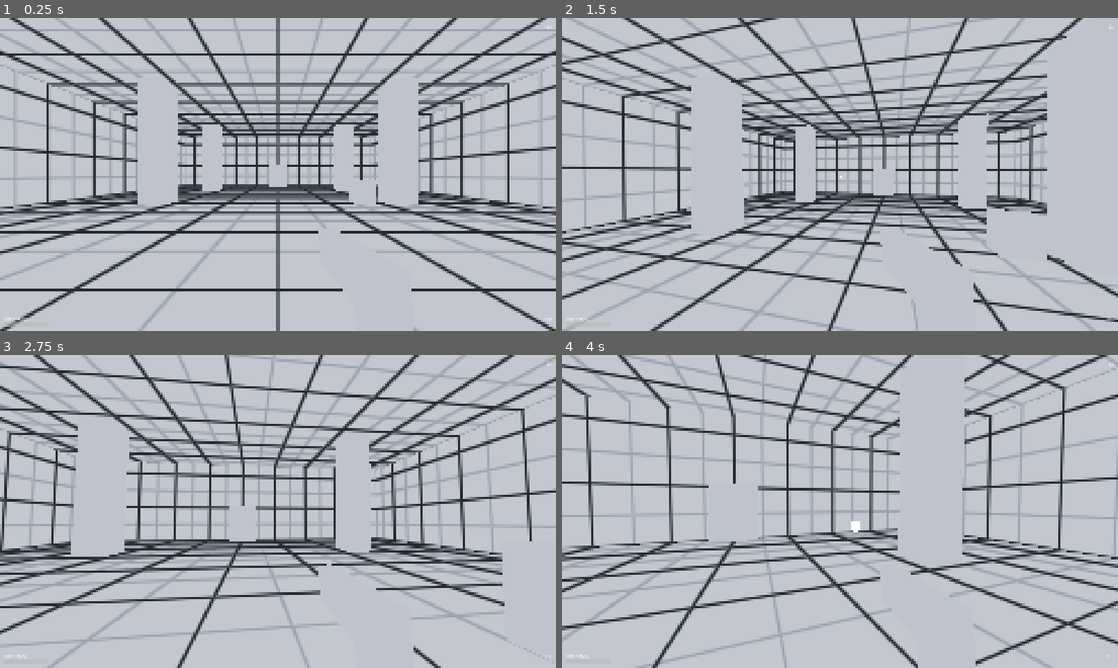
Above: before the commit, frames 1-4 (two rows, left to right).
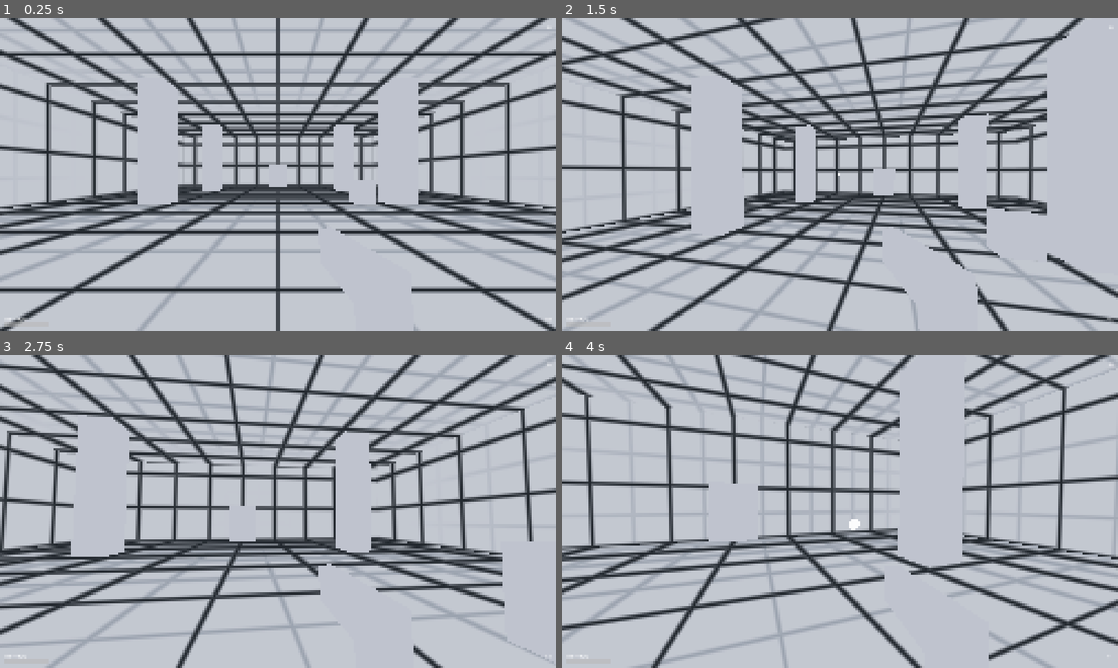
Above: after the commit, the same moments.

Repository: l35noy/VibeFPS
Game: Godot game, scene res://entities/player/player.tscn
Two runs of this game, one before a commit and one after it. Both use one fixed random seed, a clock stepped at 60 frames per second and the inputs below.
Inputs (mouse positions are in pixels of both pictures, inside the frame that each line leads up to):
- Up to frame 1 (0.25 s): no input
- Up to frame 2 (1.5 s): tap Enter at 0.5 s; move the mouse to (867, 174) at 0.52 s; press the mouse at (867, 174) at 0.53 s; hold W (move_forward) from 0.53 s (still down); tap Space (jump) at 0.77 s; move the mouse to (812, 174) at 1.27 s; release the mouse at (812, 174) at 1.28 s; click (812, 174) at 1.35 s
- Up to frame 3 (2.75 s): keep holding W (move_forward); tap Space (jump) at 1.52 s; move the mouse to (289, 505) at 2.02 s; hold E (interact) from 2.03 s (still down); click (289, 505) at 2.3 s
- Up to frame 4 (4 s): keep holding W (move_forward); move the mouse to (834, 517) at 2.77 s; release E (interact) at 2.78 s; tap Shift (sprint) at 2.85 s; tap Space (jump) at 3.02, 3.77 s; click (834, 517) at 3.05 s; move the mouse to (878, 514) at 3.52 s; press the mouse at (878, 514) at 3.53 s

The runs differ from the first frame. In frame 1, 18% of the frame differs, in the area x 0-100%, y 0-100%; in frame 2, 16%; in frame 3, 16%; in frame 4, 12%.

Commit message:
неплохо

Diff:
--- a/entities/enemies/boss/boss_enemy.gd
+++ b/entities/enemies/boss/boss_enemy.gd
@@ -31,6 +31,7 @@
 var _contact_accumulator: float = 0.0
 var _ranged_timer: float = 0.0
 var _enraged: bool = false
+var _hit_flash_timer: float = 0.0
 
 var _cached_player: Node3D = null
 var _last_target_position: Vector3 = Vector3.INF
@@ -104,6 +105,7 @@
 	# Фаза ярости при здоровье <= 50%
 	if not _enraged and _health <= _max_health * 0.5:
 		_enraged = true
+		_ranged_timer = ranged_attack_interval
 		if _material != null:
 			_material.emission_enabled = true
 			_material.emission = Color(1.0, 0.2, 0.2)
@@ -111,6 +113,15 @@
 
 	if _health <= 0.0:
 		_die()
+	else:
+		_trigger_hit_flash()
+
+
+func _trigger_hit_flash() -> void:
+	if _material == null:
+		return
+	_hit_flash_timer = 0.07
+	_material.albedo_color = Color(0.15, 0.15, 0.15)
 
 
 func _physics_process(delta: float) -> void:
@@ -120,6 +131,13 @@
 			set_physics_process(false)
 			queue_free()
 		return
+
+	if _hit_flash_timer > 0.0:
+		_hit_flash_timer -= delta
+		if _hit_flash_timer <= 0.0:
+			_hit_flash_timer = 0.0
+			if _material != null:
+				_material.albedo_color = data.color if data != null else Color(0.92, 0.92, 0.94)
 
 	_apply_gravity(delta)
 	_steer_to_player(delta)
--- a/entities/enemies/contact/enemy_contact.gd
+++ b/entities/enemies/contact/enemy_contact.gd
@@ -78,6 +78,7 @@
 var _current_cube_y: float = 1.0
 var _cube_velocity_y: float = 0.0
 var _material: StandardMaterial3D = null
+var _hit_flash_timer: float = 0.0
 var _cached_player: Node3D = null
 var _last_target_position: Vector3 = Vector3.INF
 var _nav_update_timer: float = 0.0
@@ -170,8 +171,16 @@
 	_health = maxf(_health - amount, 0.0)
 	health_changed.emit(_health, _max_health)
 	if _health > 0.0:
+		_trigger_hit_flash()
 		return
 	_die()
+
+
+func _trigger_hit_flash() -> void:
+	if _material == null:
+		return
+	_hit_flash_timer = 0.07
+	_material.albedo_color = Color(0.15, 0.15, 0.15)
 
 
 func _physics_process(delta: float) -> void:
@@ -194,6 +203,13 @@
 			queue_free()
 		return
 
+	if _hit_flash_timer > 0.0:
+		_hit_flash_timer -= delta
+		if _hit_flash_timer <= 0.0:
+			_hit_flash_timer = 0.0
+			if _material != null:
+				_material.albedo_color = data.color if data != null else Color(0.92, 0.92, 0.94)
+
 	# Режим парения: вертикальная координата с синусоидальным покачиванием
 	_apply_hover(delta)
 	# Непрерывное осевое вращение вокруг вертикальной оси Y
--- a/entities/enemies/flying/flying_enemy.gd
+++ b/entities/enemies/flying/flying_enemy.gd
@@ -20,13 +20,15 @@
 const _LAYER_WORLD := 1 << 0
 const _LAYER_ENEMY_BODY := 1 << 2
 const _DEATH_COLOR := Color(0.5, 0.5, 0.5)
-const _DEATH_LINGER := 0.2
-
+const _DEATH_LINGER := 0.6
+
+var _gravity: float = ProjectSettings.get_setting("physics/3d/default_gravity")
 var _health: float = 0.0
 var _max_health: float = 0.0
 var _dying: bool = false
 var _death_timer: float = 0.0
 var _shoot_timer: float = 0.0
+var _hit_flash_timer: float = 0.0
 var _cached_player: Node3D = null
 var _material: StandardMaterial3D
 
@@ -89,6 +91,15 @@
 	health_changed.emit(_health, _max_health)
 	if _health <= 0.0:
 		_die()
+	else:
+		_trigger_hit_flash()
+
+
+func _trigger_hit_flash() -> void:
+	if _material == null:
+		return
+	_hit_flash_timer = 0.07
+	_material.albedo_color = Color(0.15, 0.15, 0.15)
 
 
 func _physics_process(delta: float) -> void:
@@ -97,7 +108,22 @@
 		if _death_timer <= 0.0:
 			set_physics_process(false)
 			queue_free()
-		return
+			return
+		velocity.x = 0.0
+		velocity.z = 0.0
+		if not is_on_floor():
+			velocity.y -= _gravity * delta
+		else:
+			velocity.y = 0.0
+		move_and_slide()
+		return
+
+	if _hit_flash_timer > 0.0:
+		_hit_flash_timer -= delta
+		if _hit_flash_timer <= 0.0:
+			_hit_flash_timer = 0.0
+			if _material != null:
+				_material.albedo_color = data.color if data != null else Color(0.92, 0.92, 0.94)
 
 	var target := _player()
 	if target == null or not is_alive():
@@ -193,10 +219,12 @@
 
 func _die() -> void:
 	_dying = true
-	velocity = Vector3.ZERO
+	velocity.x = 0.0
+	velocity.z = 0.0
 	if _material != null:
 		_material.albedo_color = _DEATH_COLOR
 	_disable_collisions()
+	collision_mask = _LAYER_WORLD
 	_death_timer = _DEATH_LINGER
 	died.emit()
 	var gs := get_node_or_null("/root/GameState") as GameState
--- a/levels/common/cad_grid.gdshader
+++ b/levels/common/cad_grid.gdshader
@@ -26,7 +26,7 @@
 float get_grid_line(vec2 uv, float spacing, float width) {
 	vec2 coord = uv / spacing;
 	vec2 grid = abs(fract(coord - 0.5) - 0.5) * spacing;
-	vec2 fw = fwidth(uv);
+	vec2 fw = fwidth(uv) * 1.5;
 	vec2 line_factor = 1.0 - smoothstep(vec2(0.0), fw + vec2(width), grid - vec2(width * 0.5));
 	return clamp(max(line_factor.x, line_factor.y), 0.0, 1.0);
 }
@@ -54,6 +54,14 @@
 	float main_grid = main_yz * blend_weights.x + main_xz * blend_weights.y + main_xy * blend_weights.z;
 	float sub_grid = sub_yz * blend_weights.x + sub_xz * blend_weights.y + sub_xy * blend_weights.z;
 
+	// Плавное затухание сетки по дистанции от камеры для устранения муара и ряби вдалеке
+	float dist_to_cam = length(world_pos - INV_VIEW_MATRIX[3].xyz);
+	float sub_fade = 1.0 - smoothstep(10.0, 20.0, dist_to_cam);
+	sub_grid *= sub_fade;
+
+	float main_fade = 1.0 - smoothstep(25.0, 50.0, dist_to_cam) * 0.75;
+	main_grid *= main_fade;
+
 	// Смешивание цветов: бумага -> вспомогательная сетка -> основная сетка
 	vec3 color = mix(background_color.rgb, subgrid_color.rgb, sub_grid);
 	color = mix(color, grid_color.rgb, main_grid);
--- a/levels/common/edge_detection.gdshader
+++ b/levels/common/edge_detection.gdshader
@@ -6,15 +6,15 @@
 // Оптимизировано: кэширование 9 выборок глубины на пиксель + сглаживание силуэта неба (антиалиасинг)
 
 uniform sampler2D depth_texture : hint_depth_texture, filter_nearest;
-uniform sampler2D normal_roughness_texture : hint_normal_roughness_texture, filter_nearest;
+uniform sampler2D normal_roughness_texture : hint_normal_roughness_texture, filter_linear;
 
 uniform vec4 line_color : source_color = vec4(0.08, 0.09, 0.10, 1.0);
-uniform float line_width : hint_range(0.5, 3.0) = 1.0;
+uniform float line_width : hint_range(0.5, 3.0) = 1.25;
 uniform float normal_threshold : hint_range(0.05, 0.8) = 0.28;
-uniform float normal_smoothing : hint_range(0.01, 0.3) = 0.08;
+uniform float normal_smoothing : hint_range(0.01, 0.3) = 0.14;
 uniform float depth_base_threshold : hint_range(0.002, 0.05) = 0.008;
 uniform float depth_distance_factor : hint_range(0.0005, 0.01) = 0.0025;
-uniform float depth_smoothing : hint_range(0.002, 0.05) = 0.008;
+uniform float depth_smoothing : hint_range(0.002, 0.05) = 0.015;
 
 void vertex() {
 	POSITION = vec4(VERTEX.xy, 1.0, 1.0);
@@ -68,7 +68,8 @@
 		vec3 n_gx = ((n_tr + 2.0 * n_r + n_br) - (n_tl + 2.0 * n_l + n_bl)) * 0.25;
 		vec3 n_gy = ((n_bl + 2.0 * n_b + n_br) - (n_tl + 2.0 * n_t + n_tr)) * 0.25;
 		float normal_grad = sqrt(dot(n_gx, n_gx) + dot(n_gy, n_gy));
-		normal_edge = smoothstep(normal_threshold, normal_threshold + normal_smoothing, normal_grad);
+		float n_smooth = max(normal_smoothing, fwidth(normal_grad) * 1.5);
+		normal_edge = smoothstep(normal_threshold, normal_threshold + n_smooth, normal_grad);
 	}
 
 	// 3. Детекция глубины методом расстояния до касательной плоскости (Tangent-Plane Distance)
@@ -102,7 +103,8 @@
 		// Адаптивный порог: точный на близких дистанциях (оружие) и устойчивый к погрешностям буфера глубины на 30+ м
 		float dist_to_cam = max(-p_c.z, 0.2);
 		float depth_thresh = clamp(depth_base_threshold + depth_distance_factor * dist_to_cam, 0.008, 0.12);
-		depth_edge = smoothstep(depth_thresh, depth_thresh + depth_smoothing, max_plane_dist);
+		float d_smooth = max(depth_smoothing, fwidth(max_plane_dist) * 1.5);
+		depth_edge = smoothstep(depth_thresh, depth_thresh + d_smooth, max_plane_dist);
 	}
 
 	// 4. Сглаженный силуэт против неба (Reverse-Z: глубина неба <= 0.00001)
--- a/levels/common/edge_detection_material.tres
+++ b/levels/common/edge_detection_material.tres
@@ -6,9 +6,9 @@
 render_priority = 0
 shader = ExtResource("1_shader")
 shader_parameter/line_color = Color(0.08, 0.09, 0.1, 1)
-shader_parameter/line_width = 1.0
+shader_parameter/line_width = 1.25
 shader_parameter/normal_threshold = 0.28
-shader_parameter/normal_smoothing = 0.08
+shader_parameter/normal_smoothing = 0.14
 shader_parameter/depth_base_threshold = 0.008
 shader_parameter/depth_distance_factor = 0.0025
-shader_parameter/depth_smoothing = 0.008
+shader_parameter/depth_smoothing = 0.015
--- a/levels/common/wave_manager.gd
+++ b/levels/common/wave_manager.gd
@@ -282,8 +282,8 @@
 		if gs.has_method("unlock_location"):
 			gs.unlock_location("arena_02")
 
-	if _ui != null and _ui.has_method("show_victory"):
-		_ui.call("show_victory")
+	if _ui != null and _ui.has_method("show_location_cleared"):
+		_ui.call("show_location_cleared")
 
 	location_cleared.emit()
 
--- a/project.godot
+++ b/project.godot
@@ -106,3 +106,4 @@
 
 rendering_device/driver.windows="d3d12"
 anti_aliasing/quality/msaa_3d=3
+anti_aliasing/quality/use_taa=true
--- a/ui/inventory.gd
+++ b/ui/inventory.gd
@@ -65,10 +65,36 @@
 	return _open
 
 
+## Проверка, открыто ли другое модальное окно интерфейса (ShopModal, VictoryPanel, DefeatPanel и др.)
+func _is_another_modal_open() -> bool:
+	var parent_ui := get_parent()
+	if parent_ui != null:
+		var shop := parent_ui.get_node_or_null("ShopModal")
+		if shop != null and shop.has_method("is_open") and bool(shop.call("is_open")):
+			return true
+		var victory := parent_ui.get_node_or_null("VictoryPanel") as CanvasItem
+		if victory != null and victory.visible:
+			return true
+		var defeat := parent_ui.get_node_or_null("DefeatPanel") as CanvasItem
+		if defeat != null and defeat.visible:
+			return true
+	var tree := get_tree()
+	if tree != null:
+		var modals := tree.get_nodes_in_group("modal_ui")
+		for modal in modals:
+			if modal == self:
+				continue
+			if modal.has_method("is_open") and bool(modal.call("is_open")):
+				return true
+			if (modal is CanvasItem) and (modal as CanvasItem).visible:
+				return true
+	return false
+
+
 ## Открыть: показать панель, отпустить курсор, построить кнопки. Повторное
-## открытие ничего не делает.
+## открытие ничего не делает. Если открыто другое модальное окно, открытие блокируется.
 func open() -> void:
-	if _open:
+	if _open or _is_another_modal_open():
 		return
 	_open = true
 	visible = true
--- a/ui/shop_modal.gd
+++ b/ui/shop_modal.gd
@@ -158,11 +158,38 @@
 		_cards_container.add_child(card)
 
 
+## Загрузка ресурса WeaponData из канонической папки data/weapons/
+func _load_weapon_resource(w_id: String) -> WeaponData:
+	var path := "res://data/weapons/%s.tres" % w_id
+	if ResourceLoader.exists(path):
+		var res := load(path) as WeaponData
+		if res != null and res.is_valid():
+			return res
+	return null
+
+
 ## Создание карточки оружия
 func _create_weapon_card(data: Dictionary) -> Control:
 	var w_id: String = data["id"]
 	var w_name: String = data["name"]
 	var w_price: int = data["price"]
+
+	var dmg_text: String = str(data["damage"])
+	var rpm_text: String = str(data["rpm"])
+	var mag_text: String = str(data["mag"])
+	var rld_text: String = str(data["reload"])
+
+	var res := _load_weapon_resource(w_id)
+	if res != null:
+		if res.price > 0:
+			w_price = res.price
+		if res.pellets > 1:
+			dmg_text = "%d (%d×%d)" % [int(round(res.damage * res.pellets)), res.pellets, int(round(res.damage))]
+		else:
+			dmg_text = "%d" % int(round(res.damage))
+		rpm_text = "%d" % int(round(res.rounds_per_minute))
+		mag_text = "%d" % res.magazine_size
+		rld_text = "%.1f с" % res.reload_time
 
 	var card_panel := PanelContainer.new()
 	card_panel.name = "Card_" + w_id
@@ -207,28 +234,28 @@
 
 	var damage_lbl := Label.new()
 	damage_lbl.name = "DamageLabel"
-	damage_lbl.text = "Урон: %s" % data["damage"]
+	damage_lbl.text = "Урон: %s" % dmg_text
 	damage_lbl.add_theme_font_size_override("font_size", 14)
 	damage_lbl.add_theme_color_override("font_color", Color(0.85, 0.85, 0.85, 1.0))
 	specs_vbox.add_child(damage_lbl)
 
 	var rpm_lbl := Label.new()
 	rpm_lbl.name = "RpmLabel"
-	rpm_lbl.text = "Темп: %s выстр/мин" % data["rpm"]
+	rpm_lbl.text = "Темп: %s выстр/мин" % rpm_text
 	rpm_lbl.add_theme_font_size_override("font_size", 14)
 	rpm_lbl.add_theme_color_override("font_color", Color(0.85, 0.85, 0.85, 1.0))
 	specs_vbox.add_child(rpm_lbl)
 
 	var mag_lbl := Label.new()
 	mag_lbl.name = "MagLabel"
-	mag_lbl.text = "Обойма: %s" % data["mag"]
+	mag_lbl.text = "Обойма: %s" % mag_text
 	mag_lbl.add_theme_font_size_override("font_size", 14)
 	mag_lbl.add_theme_color_override("font_color", Color(0.85, 0.85, 0.85, 1.0))
 	specs_vbox.add_child(mag_lbl)
 
 	var reload_lbl := Label.new()
 	reload_lbl.name = "ReloadLabel"
-	reload_lbl.text = "Перезарядка: %s" % data["reload"]
+	reload_lbl.text = "Перезарядка: %s" % rld_text
 	reload_lbl.add_theme_font_size_override("font_size", 14)
 	reload_lbl.add_theme_color_override("font_color", Color(0.85, 0.85, 0.85, 1.0))
 	specs_vbox.add_child(reload_lbl)
--- a/ui/ui.gd
+++ b/ui/ui.gd
@@ -350,6 +350,12 @@
 		_wave_label.text = ""
 
 
+## Сообщение о зачистке локации и открытии портала выхода.
+func show_location_cleared() -> void:
+	if _wave_label != null:
+		_wave_label.text = "ЛОКАЦИЯ ЗАЧИЩЕНА! ПОРТАЛ ВЫХОДА ОТКРЫТ"
+
+
 func show_boss_bar(boss_name: String, current: float, maximum: float) -> void:
 	if _boss_container != null:
 		_boss_container.visible = true
--- a/weapons/pistol/pistol.gd
+++ b/weapons/pistol/pistol.gd
@@ -74,11 +74,17 @@
 ## отпускания. Подробность в _process().
 var _armed := false
 
+## Начальные локальные трансформации дочерних мешей для процедурной отдачи.
+var _mesh_initial_transforms: Dictionary = {}
+var _recoil_offset: Vector3 = Vector3.ZERO
+var _recoil_rotation: float = 0.0
+
 
 func _ready() -> void:
 	# Полный магазин при появлении оружия. magazine_changed здесь не
 	# испускается: HUD читает начальное состояние через current_mag().
 	_current = _capacity()
+	_cache_mesh_transforms()
 
 
 func _process(delta: float) -> void:
@@ -93,7 +99,20 @@
 			_reload_remaining = 0.0
 			_complete_reload()
 
-	# 3. Действие огня. try_fire() внутри спрашивает гейт ввода, поэтому
+	# 3. Процедурная отдача оружия: плавное возвращение дочерних мешей в покой
+	if _recoil_offset.length_squared() > 0.000001 or absf(_recoil_rotation) > 0.0001:
+		var decay := clampf(delta * 16.0, 0.0, 1.0)
+		_recoil_offset = _recoil_offset.lerp(Vector3.ZERO, decay)
+		_recoil_rotation = lerpf(_recoil_rotation, 0.0, decay)
+		for mesh in _mesh_initial_transforms:
+			if is_instance_valid(mesh):
+				var init_t: Transform3D = _mesh_initial_transforms[mesh]
+				var t := init_t
+				t.origin += _recoil_offset
+				t.basis = init_t.basis.rotated(Vector3.RIGHT, _recoil_rotation)
+				(mesh as MeshInstance3D).transform = t
+
+	# 4. Действие огня. try_fire() внутри спрашивает гейт ввода, поэтому
 	#    нажатая кнопка при отпущенном курсоре выстрела не даёт.
 	#
 	#    Защёлка взведения — обязательна перед выстрелом. Мышь захватывается
@@ -172,6 +191,7 @@
 		return false
 	_current -= 1
 	_cooldown = data.seconds_between_shots()
+	_apply_visual_recoil()
 	# Сигналы после уменьшения: и fired, и magazine_changed наблюдаются уже с
 	# новым состоянием, поэтому слушатель никогда не прочитает устаревшее
 	# число патронов.
@@ -225,7 +245,29 @@
 	# на прошлой сцене, не должна выстрелить в новой раньше, чем игрок её
 	# отпустит.
 	_armed = false
+	_recoil_offset = Vector3.ZERO
+	_recoil_rotation = 0.0
+	for mesh in _mesh_initial_transforms:
+		if is_instance_valid(mesh):
+			(mesh as MeshInstance3D).transform = _mesh_initial_transforms[mesh]
 	magazine_changed.emit(_current, _capacity())
+
+
+func _cache_mesh_transforms() -> void:
+	_mesh_initial_transforms.clear()
+	for child in get_children():
+		if child is MeshInstance3D:
+			_mesh_initial_transforms[child] = (child as MeshInstance3D).transform
+
+
+func _apply_visual_recoil() -> void:
+	if _mesh_initial_transforms.is_empty():
+		_cache_mesh_transforms()
+	if _mesh_initial_transforms.is_empty():
+		return
+	# Легкий импульс отдачи назад и подброс вверх
+	_recoil_offset.z = minf(_recoil_offset.z + 0.035, 0.07)
+	_recoil_rotation = minf(_recoil_rotation + deg_to_rad(3.0), deg_to_rad(6.0))
 
 
 # --------------------------------------------------------------------------
@@ -280,6 +322,51 @@
 	if fire_rate_source == null:
 		push_warning("[pistol] %s: в сцене нет узла Muzzle — снаряд стартует из прицела" % name)
 	return _muzzle()
+
+
+## Вычисляет направление выстрела со сведением в точку прицела камеры (устранение параллакса).
+func _calculate_shot_direction(spawn_pos: Vector3, muzzle: Node3D) -> Vector3:
+	var fallback_dir: Vector3 = -muzzle.global_transform.basis.z.normalized()
+	# Если задан специальный источник прицеливания (например, в изолированных тестах без камеры),
+	# используем прямое направление этого источника
+	if fire_rate_source != null and not (fire_rate_source is Camera3D):
+		return fallback_dir
+
+	var viewport := get_viewport()
+	if viewport == null:
+		return fallback_dir
+	var camera := viewport.get_camera_3d()
+	if not is_instance_valid(camera) or not camera.is_inside_tree():
+		return fallback_dir
+
+	var world_3d := camera.get_world_3d()
+	if world_3d == null:
+		return fallback_dir
+	var space_state := world_3d.direct_space_state
+	if space_state == null:
+		return fallback_dir
+
+	# Если точка старта снаряда совпадает с положением камеры (например, нет узла Muzzle)
+	if spawn_pos.distance_squared_to(camera.global_position) < 0.001:
+		return fallback_dir
+
+	var cam_pos: Vector3 = camera.global_position
+	var cam_forward: Vector3 = -camera.global_transform.basis.z.normalized()
+	var ray_end: Vector3 = cam_pos + cam_forward * 100.0
+
+	var query := PhysicsRayQueryParameters3D.create(cam_pos, ray_end)
+	# Маска: мир (слой 1) + хитбокс врага (слой 4)
+	query.collision_mask = (1 << 0) | (1 << 3)
+	query.collide_with_areas = true
+	query.collide_with_bodies = true
+
+	var hit := space_state.intersect_ray(query)
+	var target_point: Vector3 = hit.position if not hit.is_empty() else ray_end
+
+	var to_target: Vector3 = target_point - spawn_pos
+	if to_target.length_squared() < 0.0001:
+		return fallback_dir
+	return to_target.normalized()
 
 
 ## Снаряд из `projectile_scene` или `null`, если выстрела не будет.
@@ -312,10 +399,9 @@
 	var muzzle := _muzzle()
 	# Точка старта и направление — два разных узла (см. _spawn_point()).
 	var spawn := _spawn_point()
-	# Передняя ось источника, а не ось мира: пистолет поворачивается вместе с
-	# игроком, и снаряд должен уходить туда, куда он направлен. Читается один
-	# раз — после этого направление у снаряда своё.
-	var direction := -muzzle.global_transform.basis.z
+	var spawn_pos: Vector3 = spawn.global_position if spawn.is_inside_tree() else (global_position + (spawn.position if spawn != null else Vector3.ZERO))
+	# Базовое направление с расчётом сведения в прицел (устранение параллакса)
+	var direction := _calculate_shot_direction(spawn_pos, muzzle)
 	muzzle.add_child(projectile)
 	# Отвязка от трансформа родителя — вторая часть фикса SHOOT-1 (первая, выше,
 	# это точка старта). У Node3D мировой трансформ = global(родителя) * local,
@@ -331,7 +417,6 @@
 	# Мировая позиция ставится ПОСЛЕ отвязки: у top_level-ноды это уже абсолютная
 	# точка, а до отвязки та же запись пересчитала бы локальную позицию прежнего
 	# родителя.
-	var spawn_pos: Vector3 = spawn.global_position if spawn.is_inside_tree() else (global_position + (spawn.position if spawn != null else Vector3.ZERO))
 	projectile.global_position = spawn_pos
 	projectile.call("launch", direction)
 	return projectile
--- a/weapons/projectile/projectile.gd
+++ b/weapons/projectile/projectile.gd
@@ -93,6 +93,7 @@
 	trail_color.a = _TRAIL_PEAK_ALPHA
 	mat.albedo_color = trail_color
 	mat.transparency = BaseMaterial3D.TRANSPARENCY_ALPHA
+	mat.depth_draw_mode = BaseMaterial3D.DEPTH_DRAW_ALWAYS
 	mat.metallic_specular = 0.0
 	mat.emission_enabled = true
 	mat.emission = base_color
--- a/weapons/shotgun/shotgun.gd
+++ b/weapons/shotgun/shotgun.gd
@@ -39,6 +39,7 @@
 	_current -= 1
 	_cooldown = data.seconds_between_shots()
 
+	_apply_visual_recoil()
 	fired.emit()
 	magazine_changed.emit(_current, data.magazine_size)
 	return true
@@ -55,7 +56,8 @@
 
 	var muzzle := _muzzle()
 	var spawn := _spawn_point()
-	var base_dir := -muzzle.global_transform.basis.z.normalized()
+	var spawn_pos: Vector3 = spawn.global_position if spawn.is_inside_tree() else (global_position + (spawn.position if spawn != null else Vector3.ZERO))
+	var base_dir := _calculate_shot_direction(spawn_pos, muzzle)
 	var right := muzzle.global_transform.basis.x.normalized()
 	var up := muzzle.global_transform.basis.y.normalized()
 
@@ -98,7 +100,6 @@
 			bullet.radius = data.projectile_radius
 			bullet.color = data.projectile_color
 
-		var spawn_pos: Vector3 = spawn.global_position if spawn.is_inside_tree() else (global_position + (spawn.position if spawn != null else Vector3.ZERO))
 		muzzle.add_child(projectile)
 		projectile.set_as_top_level(true)
 		projectile.global_position = spawn_pos
Not shown, changed: docs/CHECKLIST.md
